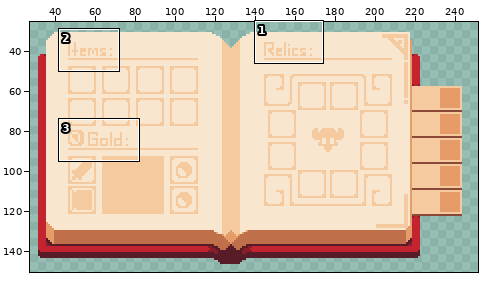
Two versions of one sprite sheet, Roguelike_unity/Assets/Art/UI/Inventory.png. The picture above shows the old version from afar; the outline marks the close-up.
Close-up. Before:
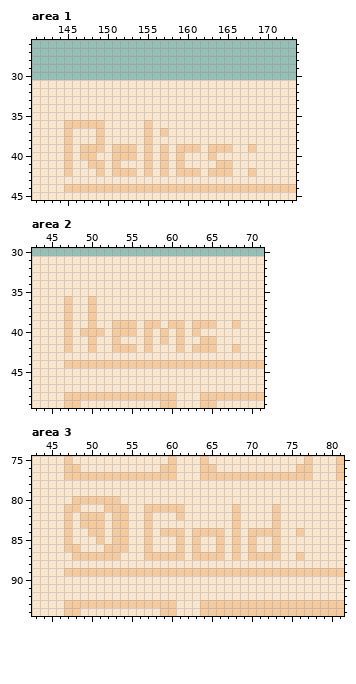
The file is 256x176 pixels. Shown: area 1: x 141..173, y 26..45; area 2: x 43..71, y 30..49; area 3: x 43..81, y 75..94. The wide view leaves out empty margins. The commit also changed other parts of the picture, which this record leaves out.
And afterwards:
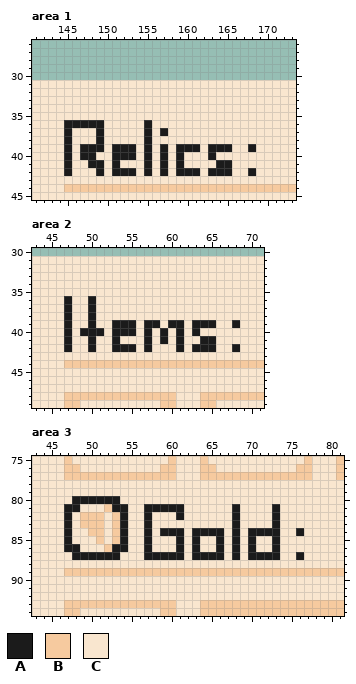
Palette (. is transparent): A #1b1b1b  B #f6ca9f  C #f9e6cf
From old to new:
Changed rows in their new state; - is an unchanged pixel.
Area 1:
first column x 145:
36 AAAAA-----A-------------
37 A---A-----A-A-----------
38 A---A-----A-------------
39 A-AAA-AAA-A-A-AAA-AAA--A
40 A-AA--AAA-A-A-A---A-----
41 A--AA-A---A-A-A----AA---
42 A---A-AAA-A-A-AAA-AAA--A
Area 2:
first column x 47:
36 A--A------------------
37 A--A------------------
38 A--A------------------
39 A--A--AAA-AA-AA-AAA--A
40 A-AAA-AAA-A-A-A-A-----
41 A--A--A---A-A-A--AA---
42 A--A--AAA-A---A-AAA--A
Area 3:
first column x 47:
80 -AAAAAA-----------------------
81 AA----AA--AAAAA------A----A---
82 A------A--A---A------A----A---
83 A------A--A----------A----A---
84 A------A--A-AAA-AAAA-A-AAAA--A
85 A------A--A---A-A--A-A-A--A---
86 AA----AA--A---A-A--A-A-A--A---
87 -AAAAAA---AAAAA-AAAA-A-AAAA--A
Changed places in both close-ups, as pixel boxes (x1, y1, x2, y2):
changed: (64, 120, 256, 176)
changed: (64, 296, 240, 352)
changed: (64, 496, 304, 560)
